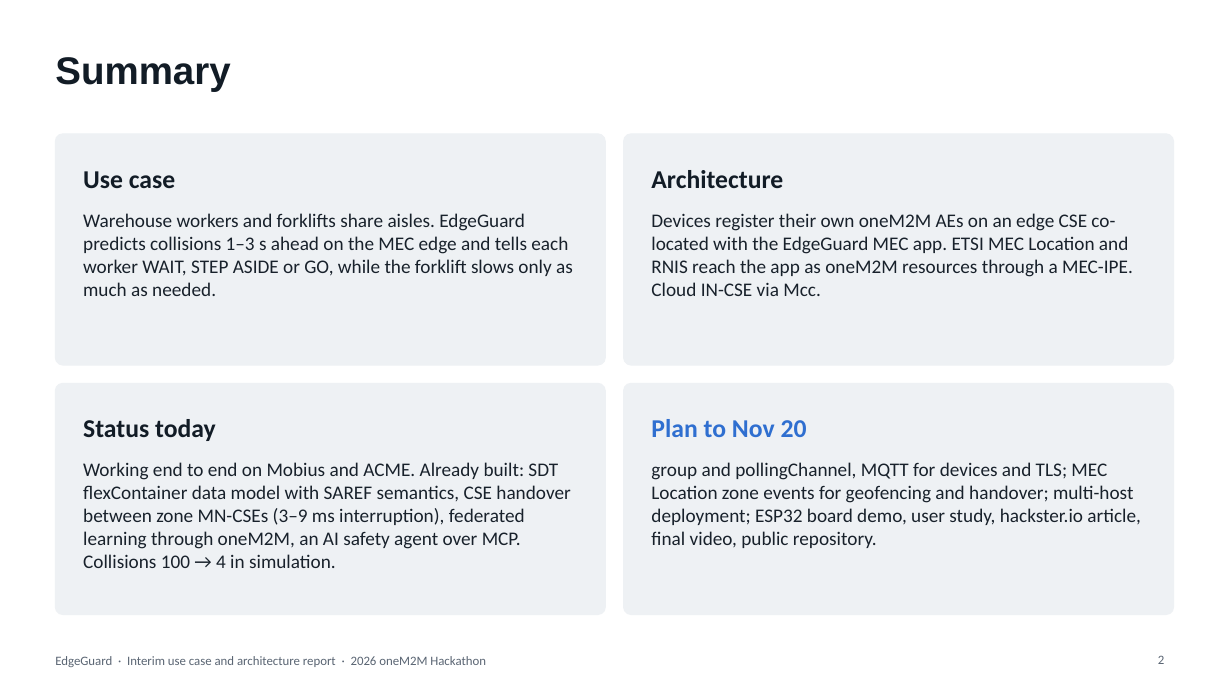
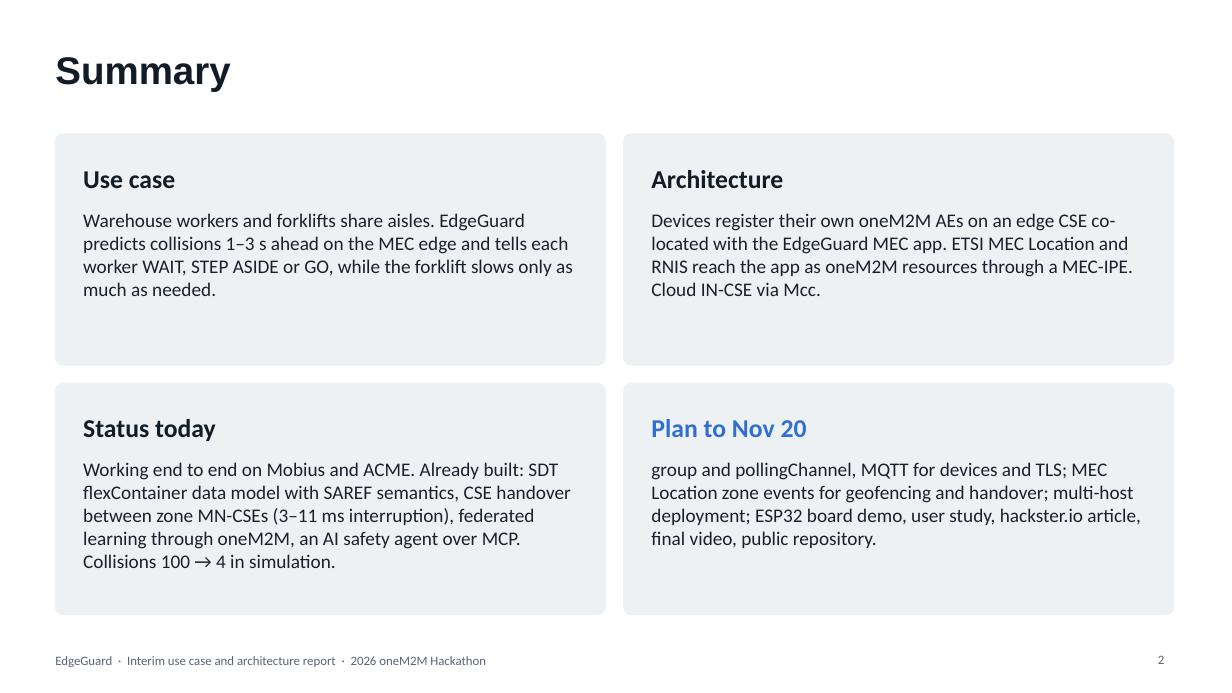
Before and after one commit to ljw22112/Edgeguard, a slide deck: slide 2 of docs/submissions/EdgeGuard_Interim_Report.pptx. Drawn at 1232x693 pixels with LibreOffice and Linux fonts; fonts in the diff are those of the drawing. Boxes give left, top, right and bottom in pixels: in the first picture for what was removed or moved away, otherwise in the second. Text is boxed around its words. In the diff, an @@ line names an element or a change of style, - is before the commit and + after.

```diff
--- a/docs/submissions/EdgeGuard_Interim_Report.pptx
+++ b/docs/submissions/EdgeGuard_Interim_Report.pptx
@@ text at (83, 462, 570, 568): text changed @@
-Working end to end on Mobius and ACME. Already built: SDT flexContainer data model with SAREF semantics, CSE handover between zone MN-CSEs (3–9 ms interruption), federated learning through oneM2M, an AI safety agent over MCP. Collisions 100 → 4 in simulation.
+Working end to end on Mobius and ACME. Already built: SDT flexContainer data model with SAREF semantics, CSE handover between zone MN-CSEs (3–11 ms interruption), federated learning through oneM2M, an AI safety agent over MCP. Collisions 100 → 4 in simulation.
```
Also in this commit, not shown: 3 other slides changed, 15 other files.
